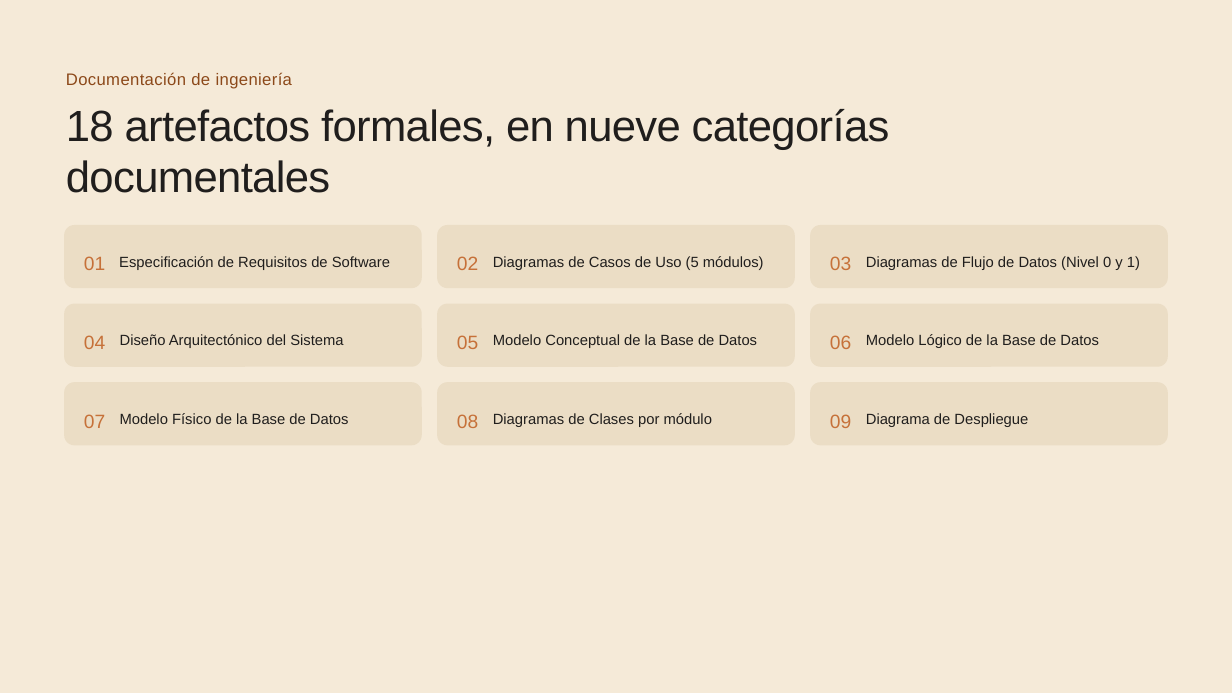
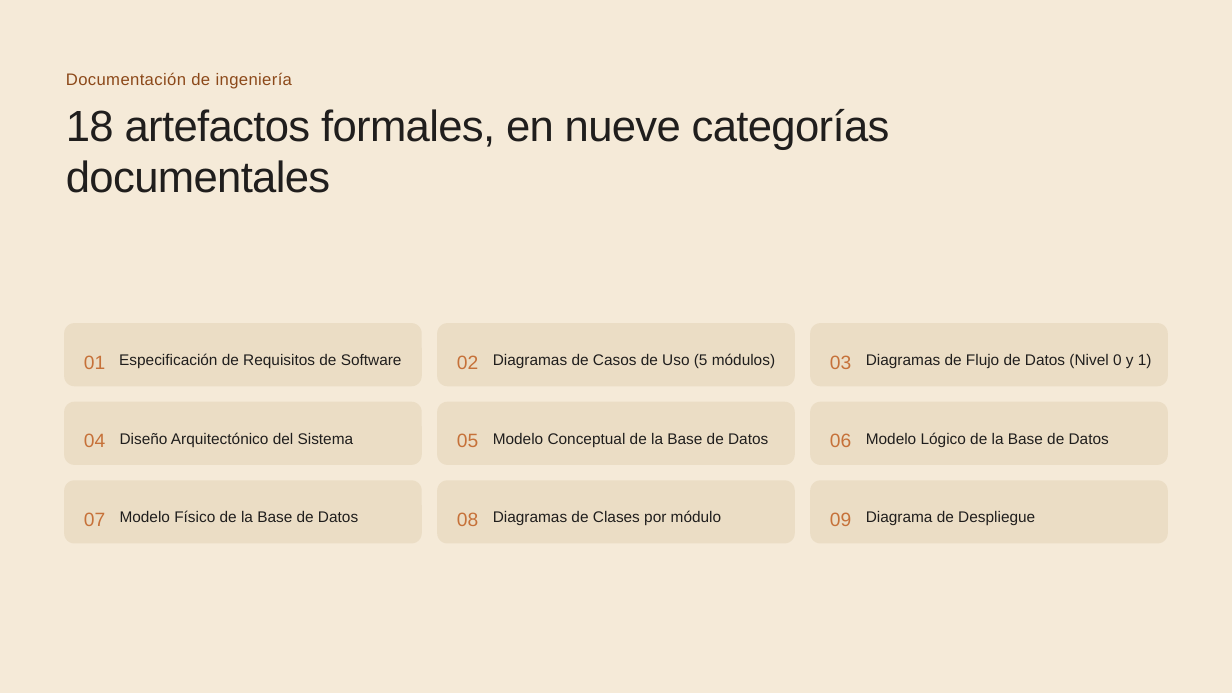
Before and after one commit to DarwinDevCode/Proyect-VetCare, a slide deck: slide 10 of Proyecto_VetCare__Desarrollo_y_metodolog_a.pptx. Drawn at 1232x693 pixels with LibreOffice and Linux fonts; fonts in the diff are those of the drawing. Boxes give left, top, right and bottom in pixels: in the first picture for what was removed or moved away, otherwise in the second. Text is boxed around its words. In the diff, an @@ line names an element or a change of style, - is before the commit and + after.

```diff
--- a/Proyecto_VetCare__Desarrollo_y_metodolog_a.pptx
+++ b/Proyecto_VetCare__Desarrollo_y_metodolog_a.pptx
@@ text "Especificación de Requisitos de Software": place and size @@
-text "Especificación de Requisitos de Software" at bbox=[119, 256, 390, 270]
+text "Especificación de Requisitos de Software" at bbox=[119, 353, 402, 368]
@@ text "Diagramas de Casos de Uso ...": place and size @@
-text "Diagramas de Casos de Uso ..." at bbox=[493, 256, 764, 270]
+text "Diagramas de Casos de Uso ..." at bbox=[493, 353, 775, 368]
@@ size 17.2 to 18 pt; line spacing 1.32 to 1.33 in 9 elements at bbox=[120, 432, 354, 447], bbox=[866, 511, 1035, 525], bbox=[866, 432, 1109, 447], bbox=[493, 353, 775, 368], bbox=[493, 433, 768, 447], bbox=[120, 510, 358, 522], bbox=[119, 353, 402, 368], bbox=[493, 510, 721, 525], bbox=[866, 354, 1152, 368] @@
@@ text "Diagramas de Flujo de Datos ...": place and size @@
-text "Diagramas de Flujo de Datos ..." at bbox=[866, 256, 1140, 270]
+text "Diagramas de Flujo de Datos ..." at bbox=[866, 354, 1152, 368]
@@ text "Diseño Arquitectónico del Sistema": place and size @@
-text "Diseño Arquitectónico del Sistema" at bbox=[120, 334, 343, 348]
+text "Diseño Arquitectónico del Sistema" at bbox=[120, 432, 354, 447]
@@ text "Modelo Conceptual de la Base ...": place and size @@
-text "Modelo Conceptual de la Base ..." at bbox=[493, 334, 758, 348]
+text "Modelo Conceptual de la Base ..." at bbox=[493, 433, 768, 447]
@@ text "Modelo Lógico de la Base ...": place and size @@
-text "Modelo Lógico de la Base ..." at bbox=[866, 334, 1099, 348]
+text "Modelo Lógico de la Base ..." at bbox=[866, 432, 1109, 447]
@@ text "Modelo Físico de la Base ...": place and size @@
-text "Modelo Físico de la Base ..." at bbox=[120, 413, 349, 424]
+text "Modelo Físico de la Base ..." at bbox=[120, 510, 358, 522]
@@ text "Diagramas de Clases por módulo": place and size @@
-text "Diagramas de Clases por módulo" at bbox=[493, 413, 712, 427]
+text "Diagramas de Clases por módulo" at bbox=[493, 510, 721, 525]
@@ 9 texts, 9 rounded rectangles: place and size @@
-9 texts, 9 rounded rectangles at bbox=[64, 225, 1168, 445]
+9 texts, 9 rounded rectangles at bbox=[64, 323, 1168, 544]
@@ text "Diagrama de Despliegue": place and size @@
-text "Diagrama de Despliegue" at bbox=[866, 413, 1028, 427]
+text "Diagrama de Despliegue" at bbox=[866, 511, 1035, 525]
```
Also in this commit, not shown: 9 other slides changed, 1 slide added, 1 slide removed, 2 other files.
